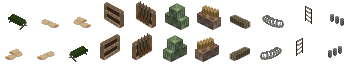
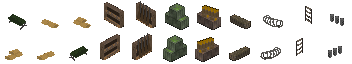
Comparing the layer stacks of the two 352px x 64px images. Changes:
painted on "Layer copy" over (5, 1, 344, 62)
painted on "Layer" over (5, 1, 344, 62)
